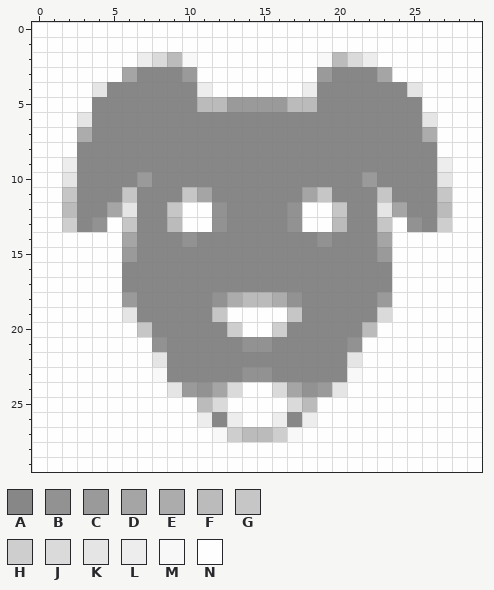
Edited in one commit: pixel-art sprite (img/game/dog.png). Above: the version before the commit.
The file is 30x30 pixels. Colours within 5 levels of each other are drawn and written as one.
Palette (. is transparent): A #878787  B #929292  C #9a9a9a  D #a5a5a5  E #acacac  F #bbbbbb  G #c6c6c6  H #cecece  J #dadada  K #e5e5e5  L #ededed  M #f8f8f8  N #fefefe
Pixels before, first column x 0:
 0 NNNNNNNNNNNNNNNNNNNNNNNNNNNNNN
 1 NNNNNNNNNNNNNNNNNNNNNNNNNNNNNN
 2 NNNNNNNLJFMNNNNNNNNMFJLNNNNNNN
 3 NNNNNNDAAACNNNNNNNNCAAADNNNNNN
 4 NNNNKAAAAAALNNNNNNLAAAAAAKNNNN
 5 NNNNAAAAAAAFFCCCCFFAAAAAAANNNN
 6 NNNKAAAAAAAAAAAAAAAAAAAAAAKNNN
 7 NNNEAAAAAAAAAAAAAAAAAAAAAAENNN
 8 NNNAAAAAAAAAAAAAAAAAAAAAAAANNN
 9 NNLAAAAAAAAAAAAAAAAAAAAAAAALNN
10 NNKAAAACAAAAAAAAAAAAAACAAAAKNN
11 NNGAAAGAAAGDAAAAAADGAAAGAAAGNN
12 NNFAADKAAGNNBAAAABNNGAAKDAAFNN
13 NNHABNGAAFNNBAAAABNNFAAGNBAHNN
14 NNNNNNDAAABAAAAAAAABAAADNNNNNN
15 NNNNNNCAAAAAAAAAAAAAAAACNNNNNN
16 NNNNNNAAAAAAAAAAAAAAAAAANNNNNN
17 NNNNNNAAAAAAAAAAAAAAAAAANNNNNN
18 NNNNNNCAAAAABEFFEBAAAAACNNNNNN
19 NNNNNNKAAAAAGNNNNGAAAAAJNNNNNN
20 NNNNNNNGAAAAAHNNHAAAAAFNNNNNNN
21 NNNNNNNNBAAAAABBAAAAABNNNNNNNN
22 NNNNNNNNKAAAAAAAAAAAAKNNNNNNNN
23 NNNNNNNNMAAAAABBAAAAAMNNNNNNNN
24 NNNNNNNNNKCBDJNNJDBCKNNNNNNNNN
25 NNNNNNNNNNNFJNNNNJFNNNNNNNNNNN
26 NNNNNNNNNNNLALNNLALNNNNNNNNNNN
27 NNNNNNNNNNNNMHFFHMNNNNNNNNNNNN
28 NNNNNNNNNNNNNNNNNNNNNNNNNNNNNN
29 NNNNNNNNNNNNNNNNNNNNNNNNNNNNNN
Once edited:
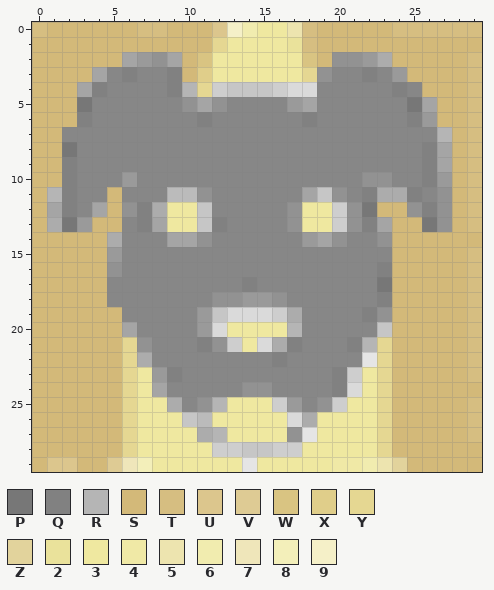
Colours new in this view: P #777777  Q #818181  R #b5b5b5  S #d3b979  T #d6be81  U #dcc68d  V #decb94  W #d9c482  X #e0ce8a  Y #e5d792  Z #e2d39c  2 #eae29b  3 #efe8a0  4 #f0e9a6  5 #ede4af  6 #f1ecaf  7 #efe6ba  8 #f3efba  9 #f5f0c8
Difference:
Changed rows in their new state; - is an unchanged pixel.
first column x 0:
 0 TSSSSSSTTSSSU96335TSSSSSTTTTTT
 1 SSSSSSSSSSSSY33332TSSSSSSSSSSS
 2 SSSSSSDCBDSW333333WSBBCESSSSST
 3 SSSSDAQ--QSX333333YB--QACSSSST
 4 SSSDQ----QRYHGGGHJJ-----QASSST
 5 SSSP------BDBAAAACD------PDSST
 6 SSSQ-------Q------Q------QCSST
 7 SSAA----------------------ARST
 8 SSP-----------------------QDST
 9 SSQ-----------------------QDST
10 SSQ---CA--------------BB--QCST
11 SRQ--SA--FFB--------B-QEEQ-BST
12 SDQ-DSBQE33GA-----33HBPSSBQBST
13 SEPCSSAQD33GQ-----33HBQDSSPBST
14 SSSSSEA--DDB------CDB--BSSSSSS
15 SSSSSCA----------------ASSSSST
16 SSSSSB-----------------QSSSSST
17 SSSSSA--------Q--------PSSSSST
18 SSSSSAA------BCCBA-----QSSSSST
19 SSSSSSA----C-JJJHE----QBSSSSST
20 SSSSSSDA---CJ3333R----AGSSSSST
21 SSSSSSYBA--QBH3JEQ---QRYSSSSST
22 SSSSSSYEA-------Q----AKYSSSSST
23 SSSSSSY3CQ----AA----QH3YSSSSST
24 SSSSSSY3DAAAAABBAAAAQJ3YSSSSSS
25 SSSSSSY33EABR333HCABH33YSSSSST
26 SSSSSSY333GF33333JE3333YSSSSST
27 SSSSSSY3333ER3333BK3333YSSSSST
28 SSSSSSY33333HHGGHH33333YSSSSSS
29 SUUSSV78333333K333334465ZSSSSS
Where, in picture pixels (left, top, right, bottom), the same in both pictures:
changed: (32, 22, 482, 472)
